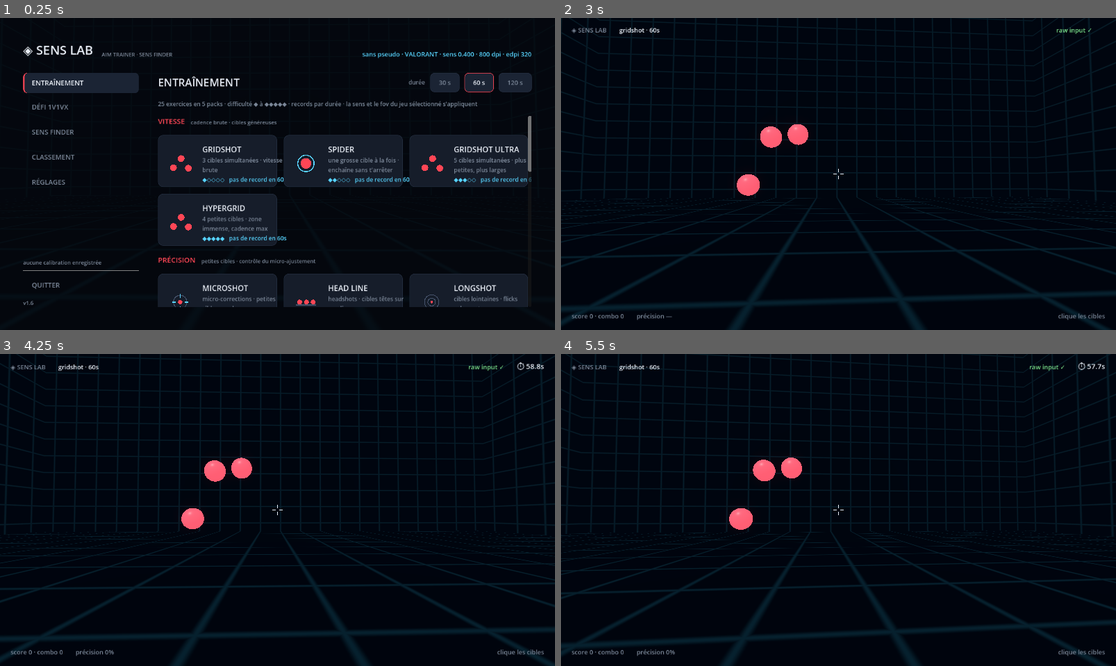
Above: before the commit, frames 1-4 (two rows, left to right).
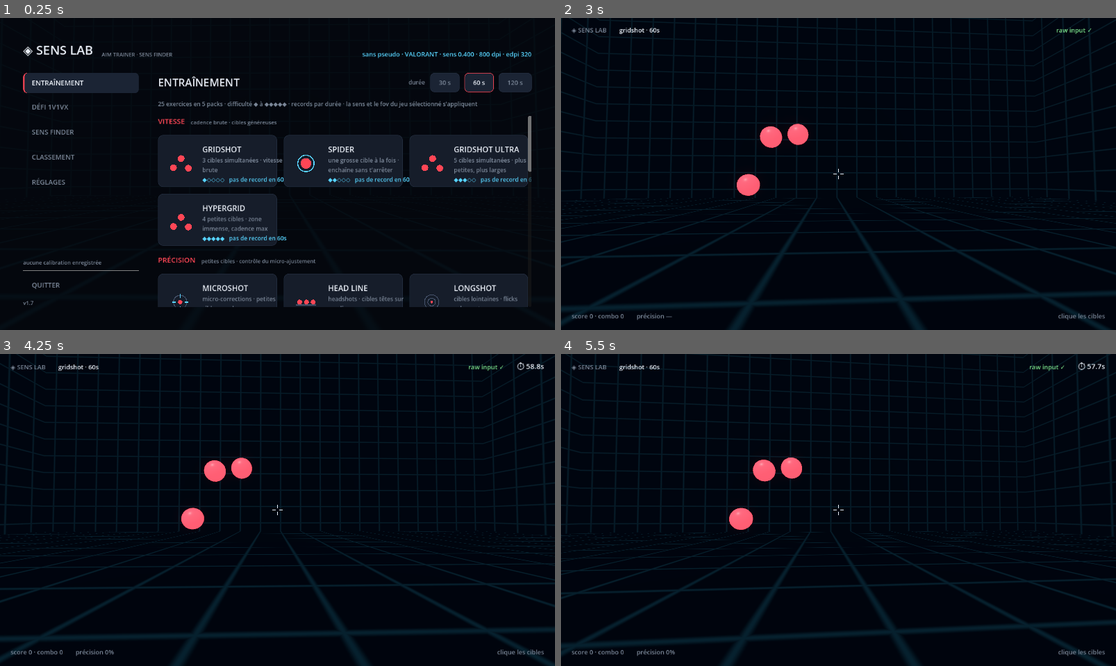
Above: after the commit, the same moments.

Repository: TimLaum/senslab
Game: Godot game, scene res://main.tscn
The game is run twice, just before and just after one commit, with the same random seed, the same clock (stepped at 60 frames per second) and the same inputs.
Inputs (mouse positions are in pixels of both pictures, inside the frame that each line leads up to):
- Up to frame 1 (0.25 s): no input
- Up to frame 2 (3 s): click (777, 161) at 0.52 s; tap Enter at 1.25 s; move the mouse to (866, 174) at 1.27 s; click (866, 174) at 1.42 s; move the mouse to (810, 174) at 2.02 s; click (810, 174) at 2.17 s; tap Space at 2.75 s; move the mouse to (849, 167) at 2.77 s; click (849, 167) at 2.92 s
- Up to frame 3 (4.25 s): tap Enter at 3.5 s; move the mouse to (271, 516) at 3.52 s; click (271, 516) at 3.67 s
- Up to frame 4 (5.5 s): tap Space at 4.25 s; move the mouse to (877, 513) at 4.27 s; click (877, 513) at 4.42 s; tap Escape at 4.9 s; click "REPRENDRE" at 5 s

The runs differ from the first frame. In frame 1, less than 0.1% of the frame differs, in the area x 5-7%, y 90-92%; in frame 2, less than 0.1%, in the area x 31-45%, y 33-58%; in frame 3, less than 0.1%; in frame 4, less than 0.1%.

Commit message:
v1.7 — réglages complets : plein écran/fenêtré (1440p à 720p), choix de l'écran, FPS max et FPS hors focus, 2 touches de tir assignables (clavier/souris), volume, V-Sync, MSAA, échelle de rendu 3D, viseur personnalisable (couleur, taille, point central)

Diff:
--- a/main.gd
+++ b/main.gd
@@ -242,9 +242,40 @@
 var upd: Updater
 var upd_btn: Button
 
+# affichage / performances / touches de tir
+const WIN_MODES := [
+	{"label": "PLEIN ÉCRAN", "fs": true},
+	{"label": "FENÊTRÉ 2560×1440", "w": 2560, "h": 1440},
+	{"label": "FENÊTRÉ 1920×1080", "w": 1920, "h": 1080},
+	{"label": "FENÊTRÉ 1600×900", "w": 1600, "h": 900},
+	{"label": "FENÊTRÉ 1280×720", "w": 1280, "h": 720},
+]
+const FPS_CAPS := [144, 240, 360, 400, 500, 0]     # 0 = illimité
+const FPS_BG := [15, 30, 60, 0]                    # 0 = comme actif
+var fps_cap := 400
+var fps_bg := 30
+var fire_binds: Array = ["mouse:1", ""]            # 2 touches de tir assignables
+var fire_wait := -1                                # slot en attente de capture
+var fire_btns: Array = []
+var disp_size_opt: OptionButton
+var disp_screen_opt: OptionButton
+var disp_fps_opt: OptionButton
+var disp_fpsbg_opt: OptionButton
+const RSCALES := [1.0, 0.83, 0.67, 0.5]
+const CH_COLS := [["BLANC", "E9EEF6"], ["CYAN", "57D4FF"], ["VERT", "7CE38B"],
+	["JAUNE", "FFE066"], ["ROSE", "FF7BD5"]]
+const CH_SIZES := [["PETIT", 0.75], ["MOYEN", 1.0], ["GRAND", 1.4]]
+var vol_slider: HSlider
+var vsync_opt: OptionButton
+var msaa_opt: OptionButton
+var rscale_opt: OptionButton
+var ch_col_opt: OptionButton
+var ch_size_opt: OptionButton
+var ch_dot_opt: OptionButton
+
 # ---------- UI ----------
 var ui: CanvasLayer
-var crosshair: Control
+var crosshair: CrossDraw
 var hud_root: Control
 var hud_l1: Label
 var hud_l2: Label
@@ -342,6 +373,7 @@
 	_build_world()
 	_build_sounds()
 	_build_ui()
+	get_viewport().size_changed.connect(_apply_camera_fov)
 	_load_prefs()
 	_goto_menu()
 	upd.check()
@@ -1251,7 +1283,240 @@
 	in_fov.text_changed.connect(func(_t): _refresh_derived())
 	var note := UIKit.label("Raw input Windows natif — l'accélération du pointeur est ignorée, comme en jeu.\nSens et FOV sont mémorisés séparément pour chaque jeu.", 12, UIKit.COL_MUTED)
 	v.add_child(note)
-	return v
+
+	# ---- affichage & performances ----
+	v.add_child(HSeparator.new())
+	v.add_child(UIKit.label("AFFICHAGE & PERFORMANCES", 11, UIKit.COL_MUTED, true))
+	var drow := HBoxContainer.new()
+	drow.add_theme_constant_override("separation", 14)
+	var dc1 := VBoxContainer.new()
+	dc1.add_child(UIKit.label("FENÊTRE", 11, UIKit.COL_MUTED, true))
+	var wlabels: Array = []
+	for wm in WIN_MODES:
+		wlabels.append(wm["label"])
+	disp_size_opt = _mk_opt(wlabels, func(i: int):
+		_prefs_set("win_mode", i)
+		_apply_display())
+	dc1.add_child(disp_size_opt)
+	var dc2 := VBoxContainer.new()
+	dc2.add_child(UIKit.label("ÉCRAN", 11, UIKit.COL_MUTED, true))
+	var slabels: Array = []
+	for i in DisplayServer.get_screen_count():
+		slabels.append("ÉCRAN %d" % (i + 1))
+	disp_screen_opt = _mk_opt(slabels, func(i: int):
+		_prefs_set("screen", i)
+		_apply_display())
+	dc2.add_child(disp_screen_opt)
+	var dc3 := VBoxContainer.new()
+	dc3.add_child(UIKit.label("FPS MAX", 11, UIKit.COL_MUTED, true))
+	var flabels: Array = []
+	for f in FPS_CAPS:
+		flabels.append("ILLIMITÉ" if f == 0 else "%d FPS" % f)
+	disp_fps_opt = _mk_opt(flabels, func(i: int):
+		fps_cap = FPS_CAPS[i]
+		_prefs_set("fps_cap", fps_cap)
+		_apply_display())
+	dc3.add_child(disp_fps_opt)
+	var dc4 := VBoxContainer.new()
+	dc4.add_child(UIKit.label("FPS EN ARRIÈRE-PLAN", 11, UIKit.COL_MUTED, true))
+	var blabels: Array = []
+	for f in FPS_BG:
+		blabels.append("COMME ACTIF" if f == 0 else "%d FPS" % f)
+	disp_fpsbg_opt = _mk_opt(blabels, func(i: int):
+		fps_bg = FPS_BG[i]
+		_prefs_set("fps_bg", fps_bg))
+	dc4.add_child(disp_fpsbg_opt)
+	for dc in [dc1, dc2, dc3, dc4]:
+		dc.size_flags_horizontal = Control.SIZE_EXPAND_FILL
+		drow.add_child(dc)
+	v.add_child(drow)
+
+	# ---- touches de tir ----
+	v.add_child(HSeparator.new())
+	v.add_child(UIKit.label("TOUCHES DE TIR", 11, UIKit.COL_MUTED, true))
+	var frow := HBoxContainer.new()
+	frow.add_theme_constant_override("separation", 14)
+	fire_btns = []
+	for slot in 2:
+		var fb := UIKit.btn("", false, 13)
+		fb.size_flags_horizontal = Control.SIZE_EXPAND_FILL
+		fb.pressed.connect(func():
+			fire_wait = slot
+			fire_btns[slot].text = "APPUIE SUR UNE TOUCHE… (Échap : annuler)")
+		fire_btns.append(fb)
+		frow.add_child(fb)
+	v.add_child(frow)
+	v.add_child(UIKit.label("Clique un bouton puis appuie sur la touche ou le bouton souris voulu. Clic gauche par défaut ; les deux touches tirent.", 12, UIKit.COL_MUTED))
+
+	# ---- son & qualité ----
+	v.add_child(HSeparator.new())
+	v.add_child(UIKit.label("SON & QUALITÉ", 11, UIKit.COL_MUTED, true))
+	var qrow := HBoxContainer.new()
+	qrow.add_theme_constant_override("separation", 14)
+	var qc1 := VBoxContainer.new()
+	qc1.add_child(UIKit.label("VOLUME", 11, UIKit.COL_MUTED, true))
+	vol_slider = HSlider.new()
+	vol_slider.min_value = 0
+	vol_slider.max_value = 100
+	vol_slider.step = 5
+	vol_slider.custom_minimum_size = Vector2(0, 31)
+	vol_slider.value_changed.connect(func(val: float):
+		_prefs_set("vol", val)
+		_apply_volume(val))
+	qc1.add_child(vol_slider)
+	var qc2 := VBoxContainer.new()
+	qc2.add_child(UIKit.label("V-SYNC", 11, UIKit.COL_MUTED, true))
+	vsync_opt = _mk_opt(["DÉSACTIVÉ", "ACTIVÉ"], func(i: int):
+		_prefs_set("vsync", i)
+		_apply_quality())
+	qc2.add_child(vsync_opt)
+	var qc3 := VBoxContainer.new()
+	qc3.add_child(UIKit.label("ANTI-ALIASING", 11, UIKit.COL_MUTED, true))
+	msaa_opt = _mk_opt(["DÉSACTIVÉ", "MSAA 2×", "MSAA 4×"], func(i: int):
+		_prefs_set("msaa", i)
+		_apply_quality())
+	qc3.add_child(msaa_opt)
+	var qc4 := VBoxContainer.new()
+	qc4.add_child(UIKit.label("RENDU 3D", 11, UIKit.COL_MUTED, true))
+	rscale_opt = _mk_opt(["100 %", "83 %", "67 %", "50 %"], func(i: int):
+		_prefs_set("rscale", i)
+		_apply_quality())
+	qc4.add_child(rscale_opt)
+	for qc in [qc1, qc2, qc3, qc4]:
+		qc.size_flags_horizontal = Control.SIZE_EXPAND_FILL
+		qrow.add_child(qc)
+	v.add_child(qrow)
+
+	# ---- viseur ----
+	v.add_child(HSeparator.new())
+	v.add_child(UIKit.label("VISEUR", 11, UIKit.COL_MUTED, true))
+	var xrow := HBoxContainer.new()
+	xrow.add_theme_constant_override("separation", 14)
+	var xc1 := VBoxContainer.new()
+	xc1.add_child(UIKit.label("COULEUR", 11, UIKit.COL_MUTED, true))
+	var cl: Array = []
+	for cc in CH_COLS:
+		cl.append(cc[0])
+	ch_col_opt = _mk_opt(cl, func(i: int):
+		_prefs_set("ch_col", i)
+		_apply_crosshair())
+	xc1.add_child(ch_col_opt)
+	var xc2 := VBoxContainer.new()
+	xc2.add_child(UIKit.label("TAILLE", 11, UIKit.COL_MUTED, true))
+	var sl: Array = []
+	for ss in CH_SIZES:
+		sl.append(ss[0])
+	ch_size_opt = _mk_opt(sl, func(i: int):
+		_prefs_set("ch_size", i)
+		_apply_crosshair())
+	xc2.add_child(ch_size_opt)
+	var xc3 := VBoxContainer.new()
+	xc3.add_child(UIKit.label("POINT CENTRAL", 11, UIKit.COL_MUTED, true))
+	ch_dot_opt = _mk_opt(["SANS", "AVEC"], func(i: int):
+		_prefs_set("ch_dot", i)
+		_apply_crosshair())
+	xc3.add_child(ch_dot_opt)
+	for xc in [xc1, xc2, xc3]:
+		xc.size_flags_horizontal = Control.SIZE_EXPAND_FILL
+		xrow.add_child(xc)
+	v.add_child(xrow)
+
+	# l'onglet est devenu long : zone scrollable
+	var sc := ScrollContainer.new()
+	sc.horizontal_scroll_mode = ScrollContainer.SCROLL_MODE_DISABLED
+	v.size_flags_horizontal = Control.SIZE_EXPAND_FILL
+	sc.add_child(v)
+	return sc
+
+func _apply_volume(val: float) -> void:
+	AudioServer.set_bus_mute(0, val <= 0.0)
+	AudioServer.set_bus_volume_db(0, linear_to_db(maxf(val / 100.0, 0.001)))
+
+func _apply_quality() -> void:
+	DisplayServer.window_set_vsync_mode(
+		DisplayServer.VSYNC_ENABLED if int(_prefs_get("vsync", 0)) == 1 else DisplayServer.VSYNC_DISABLED)
+	get_viewport().msaa_3d = [Viewport.MSAA_DISABLED, Viewport.MSAA_2X, Viewport.MSAA_4X][
+		clampi(int(_prefs_get("msaa", 2)), 0, 2)]
+	get_viewport().scaling_3d_scale = RSCALES[clampi(int(_prefs_get("rscale", 0)), 0, RSCALES.size() - 1)]
+
+func _apply_crosshair() -> void:
+	crosshair.ch_col = Color(CH_COLS[clampi(int(_prefs_get("ch_col", 0)), 0, CH_COLS.size() - 1)][1])
+	crosshair.ch_size = CH_SIZES[clampi(int(_prefs_get("ch_size", 1)), 0, CH_SIZES.size() - 1)][1]
+	crosshair.ch_dot = int(_prefs_get("ch_dot", 0)) == 1
+
+func _mk_opt(items: Array, cb: Callable) -> OptionButton:
+	var o := OptionButton.new()
+	o.focus_mode = Control.FOCUS_NONE
+	o.add_theme_font_override("font", UIKit.mono())
+	o.add_theme_font_size_override("font_size", 13)
+	for it in items:
+		o.add_item(str(it))
+	o.item_selected.connect(cb)
+	return o
+
+# ---- affichage : applique fenêtre / écran / fps depuis les prefs ----
+func _apply_display() -> void:
+	var w := get_window()
+	var scr: int = clampi(int(_prefs_get("screen", 0)), 0, DisplayServer.get_screen_count() - 1)
+	var mi: int = clampi(int(_prefs_get("win_mode", 0)), 0, WIN_MODES.size() - 1)
+	var m: Dictionary = WIN_MODES[mi]
+	if m.get("fs", false):
+		w.current_screen = scr
+		w.mode = Window.MODE_FULLSCREEN
+	else:
+		w.mode = Window.MODE_WINDOWED
+		w.current_screen = scr
+		w.size = Vector2i(int(m["w"]), int(m["h"]))
+		var r := DisplayServer.screen_get_usable_rect(scr)
+		w.position = r.position + (r.size - Vector2i(w.size)) / 2
+	Engine.max_fps = fps_cap
+	_apply_camera_fov()
+
+# ---- touches de tir ----
+func _bind_name(b: String) -> String:
+	if b == "":
+		return "—"
+	var p := b.split(":")
+	if p[0] == "mouse":
+		match int(p[1]):
+			1: return "CLIC GAUCHE"
+			2: return "CLIC DROIT"
+			3: return "CLIC MOLETTE"
+			8: return "SOURIS X1"
+			9: return "SOURIS X2"
+			_: return "SOURIS %s" % p[1]
+	return OS.get_keycode_string(int(p[1]))
+
+func _refresh_fire_btns() -> void:
+	for i in 2:
+		fire_btns[i].text = "TIR %d : %s" % [i + 1, _bind_name(fire_binds[i])]
+
+func _event_bind(event: InputEvent) -> String:
+	if event is InputEventMouseButton and event.pressed:
+		return "mouse:%d" % event.button_index
+	if event is InputEventKey and event.pressed and not event.echo:
+		return "key:%d" % event.keycode
+	return ""
+
+func _capture_fire_bind(event: InputEvent) -> void:
+	if event is InputEventKey and event.pressed and event.keycode == KEY_ESCAPE:
+		fire_wait = -1
+		_refresh_fire_btns()
+		get_viewport().set_input_as_handled()
+		return
+	var eb := _event_bind(event)
+	if eb == "":
+		return
+	# une même touche ne peut pas occuper les deux slots
+	var other := 1 - fire_wait
+	if fire_binds[other] == eb:
+		fire_binds[other] = ""
+	fire_binds[fire_wait] = eb
+	_prefs_set("fire1", fire_binds[0])
+	_prefs_set("fire2", fire_binds[1])
+	fire_wait = -1
+	_refresh_fire_btns()
+	get_viewport().set_input_as_handled()
 
 func _build_count() -> void:
 	var v := VBoxContainer.new()
@@ -2794,6 +3059,10 @@
 #  INPUT & BOUCLE
 # ============================================================
 func _input(event: InputEvent) -> void:
+	if fire_wait >= 0:
+		_capture_fire_bind(event)
+		return
+	var eb := _event_bind(event)
 	if event is InputEventMouseMotion and Input.mouse_mode == Input.MOUSE_MODE_CAPTURED and not paused:
 		var g := GameDB.get_game(game)
 		var deg_per_count: float = g["yaw"] * sens * k
@@ -2803,7 +3072,7 @@
 		cam.rotation_degrees = Vector3(pitch, yaw, 0)
 		if has_path:
 			_record_path()
-	elif event is InputEventMouseButton and event.pressed and event.button_index == MOUSE_BUTTON_LEFT:
+	elif eb != "" and fire_binds.has(eb):
 		if paused:
 			return
 		if mode == Mode.F_FLICK or mode == Mode.SANDBOX or (mode == Mode.TRAIN and MODES[t_mode]["type"] == "click"):
@@ -2836,10 +3105,12 @@
 func _notification(what: int) -> void:
 	if what == NOTIFICATION_APPLICATION_FOCUS_OUT:
 		win_focused = false
+		Engine.max_fps = fps_bg if fps_bg > 0 else fps_cap
 		if (mode == Mode.F_FLICK or mode == Mode.F_TRACK or mode == Mode.TRAIN) and not paused:
 			_pause()
 	elif what == NOTIFICATION_APPLICATION_FOCUS_IN:
 		win_focused = true
+		Engine.max_fps = fps_cap
 
 func _process(delta: float) -> void:
 	match mode:
@@ -2941,6 +3212,30 @@
 	in_dpi.text = str(_prefs_get("dpi", 800))
 	_load_game_inputs()
 	_set_duration(int(_prefs_get("duration", 60)))
+	# affichage / performances / tir
+	fps_cap = int(_prefs_get("fps_cap", 400))
+	fps_bg = int(_prefs_get("fps_bg", 30))
+	disp_size_opt.select(clampi(int(_prefs_get("win_mode", 0)), 0, WIN_MODES.size() - 1))
+	disp_screen_opt.select(clampi(int(_prefs_get("screen", 0)), 0, disp_screen_opt.item_count - 1))
+	disp_fps_opt.select(maxi(FPS_CAPS.find(fps_cap), 0))
+	disp_fpsbg_opt.select(maxi(FPS_BG.find(fps_bg), 0))
+	fire_binds = [str(_prefs_get("fire1", "mouse:1")), str(_prefs_get("fire2", ""))]
+	if fire_binds[0] == "" and fire_binds[1] == "":
+		fire_binds[0] = "mouse:1"
+	_refresh_fire_btns()
+	# son, qualité, viseur
+	var vol := float(_prefs_get("vol", 100))
+	vol_slider.set_value_no_signal(vol)
+	_apply_volume(vol)
+	vsync_opt.select(clampi(int(_prefs_get("vsync", 0)), 0, 1))
+	msaa_opt.select(clampi(int(_prefs_get("msaa", 2)), 0, 2))
+	rscale_opt.select(clampi(int(_prefs_get("rscale", 0)), 0, RSCALES.size() - 1))
+	ch_col_opt.select(clampi(int(_prefs_get("ch_col", 0)), 0, CH_COLS.size() - 1))
+	ch_size_opt.select(clampi(int(_prefs_get("ch_size", 1)), 0, CH_SIZES.size() - 1))
+	ch_dot_opt.select(clampi(int(_prefs_get("ch_dot", 0)), 0, 1))
+	_apply_quality()
+	_apply_crosshair()
+	_apply_display()
 	_refresh_derived()
 
 func _save_prefs() -> void:
@@ -3053,6 +3348,9 @@
 
 class CrossDraw extends Control:
 	var flash := 0.0
+	var ch_col := Color("E9EEF6")
+	var ch_size := 1.0
+	var ch_dot := false
 	func flash_hit() -> void:
 		flash = 1.0
 		queue_redraw()
@@ -3065,9 +3363,11 @@
 		if Input.mouse_mode != Input.MOUSE_MODE_CAPTURED:
 			return
 		var c := size / 2.0
-		var col := Color("E9EEF6").lerp(Color("7CE38B"), flash)
+		var col := ch_col.lerp(Color("7CE38B"), flash)
 		for d in [Vector2(1, 0), Vector2(-1, 0), Vector2(0, 1), Vector2(0, -1)]:
-			draw_line(c + d * 4.0, c + d * 11.0, col, 2.0)
+			draw_line(c + d * 4.0 * ch_size, c + d * 11.0 * ch_size, col, 2.0)
+		if ch_dot:
+			draw_circle(c, 1.7 * ch_size, col)
 
 # barre de navigation du replay : progression, marqueurs de clics, scrub à la souris
 class TimelineDraw extends Control:
--- a/updater.gd
+++ b/updater.gd
@@ -6,7 +6,7 @@
 # (un exe Windows ne peut pas s'écraser lui-même pendant qu'il tourne).
 
 const REPO := "TimLaum/senslab"
-const VERSION := "1.6"
+const VERSION := "1.7"
 
 signal update_available(tag: String)
 signal progress(pct: int)
Not shown, changed: README.md
